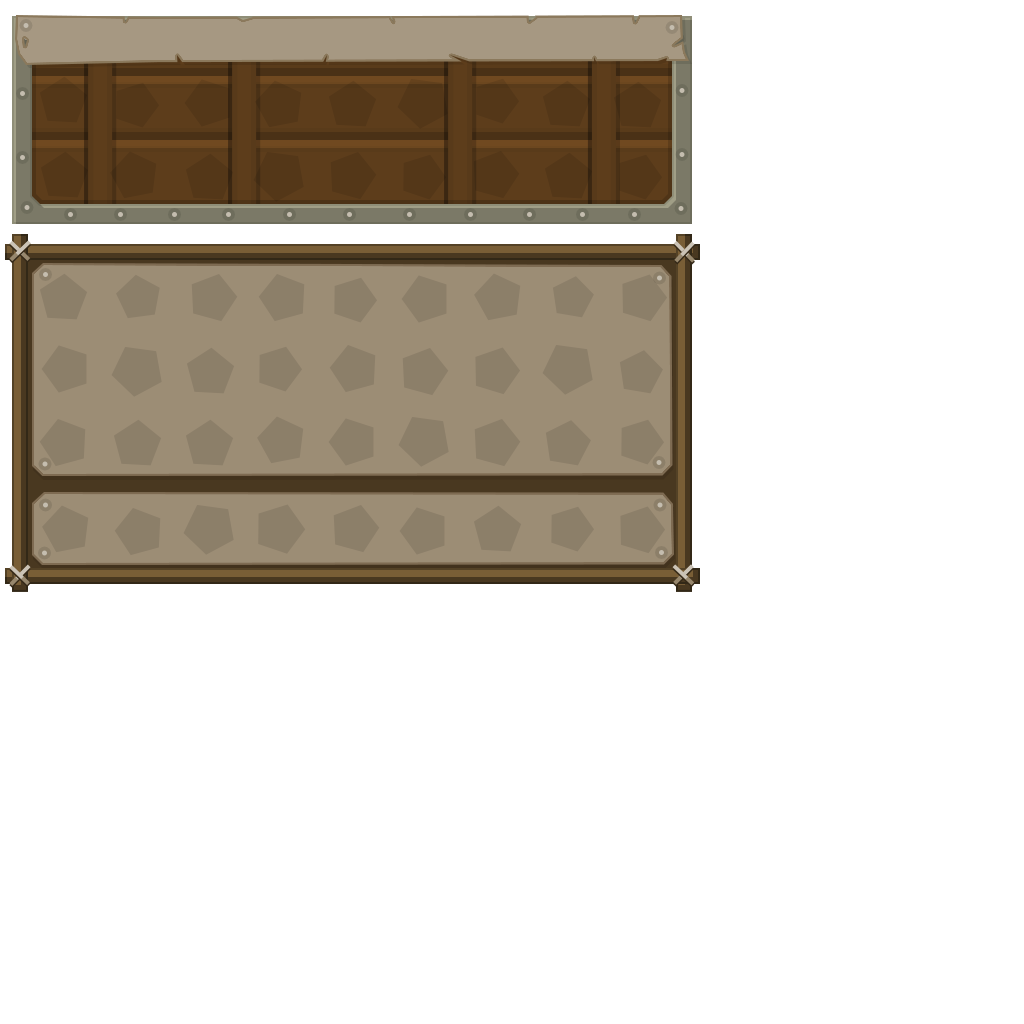
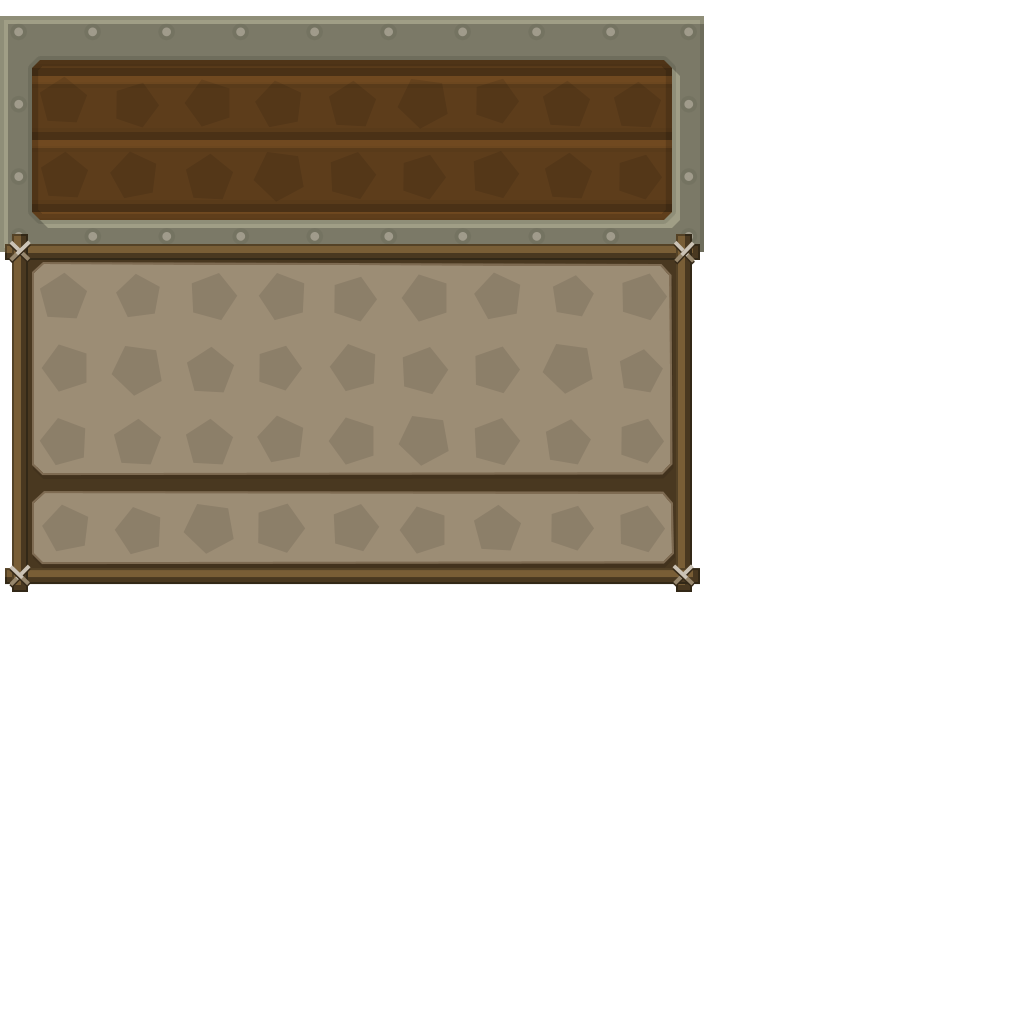
Revision of a layered w=1024, h=1024 image; what changed, layer by layer:
painted on "Forme 12" over box(672, 564, 694, 586)
painted on "Forme 13" over box(673, 564, 694, 585)
painted on "Forme 11" over box(9, 565, 30, 585)
painted on "Forme 10" over box(9, 564, 31, 586)
painted on "Forme 17" over box(674, 241, 695, 244)
painted on "Forme 16" over box(10, 240, 31, 244)
painted on "Forme 22" over box(12, 591, 28, 592)
painted on "Forme 3" over box(5, 568, 700, 585)
painted on "Forme 5" over box(676, 591, 692, 592)
hid group "title" (2 layers) over box(15, 15, 689, 65)
renamed "Forme 21" to "Forme 21 copy", opacity 100% → 50%, painted on it over box(14, 27, 694, 556)
painted on "Forme 20" over box(39, 272, 667, 555)
painted on "Forme 19" over box(32, 262, 674, 565)
painted on "Forme 339" over box(0, 16, 704, 252)
hid "Forme 325 copie" over box(88, 32, 616, 585)
painted on "Forme 10 copie 8" over box(16, 276, 700, 580)
painted on "Forme 326" over box(0, 16, 704, 252)
painted on "Forme 14" over box(23, 262, 687, 577)
